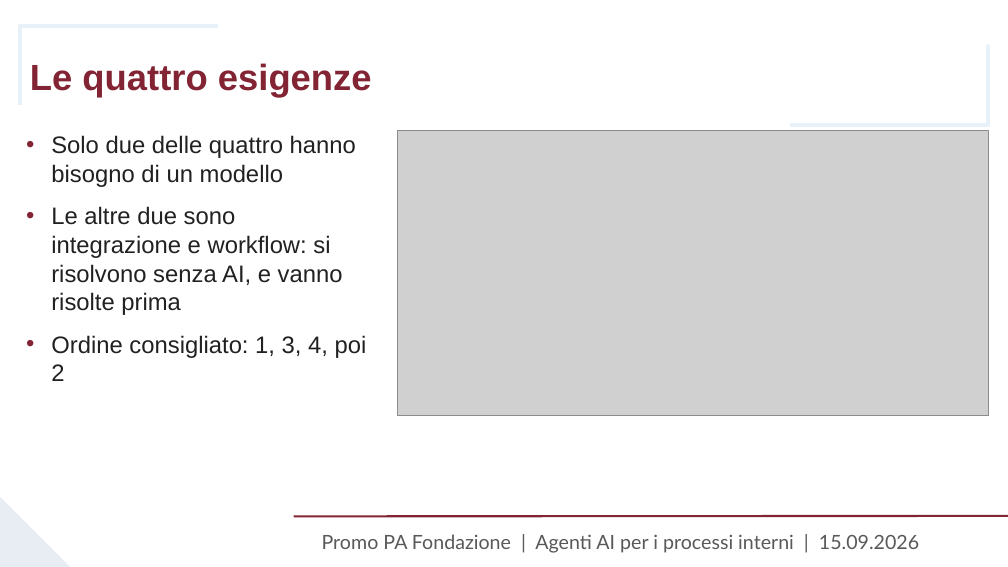
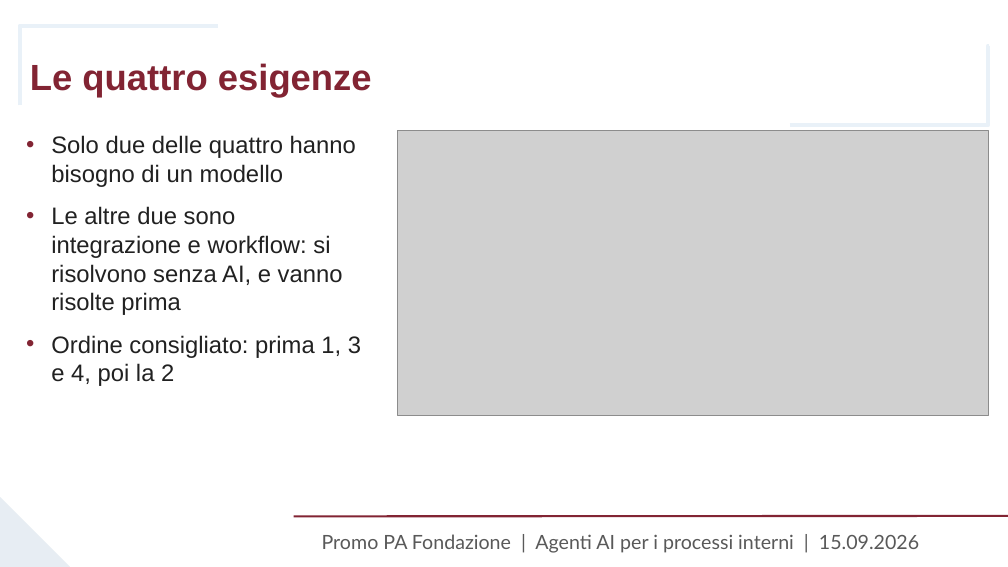
Before and after one commit to fabsilvestri/promopa-agenti-ai, a slide deck: slide 14 of slides/Lezione_15_settembre_Agenti_AI_PromoPA.pptx. Drawn at 1008x567 pixels with LibreOffice and Linux fonts; fonts in the diff are those of the drawing; grey boxes stand for pictures; background and template pictures are left out. Boxes give left, top, right and bottom in pixels: in the first picture for what was removed or moved away, otherwise in the second. Text is boxed around its words. In the diff, an @@ line names an element or a change of style, - is before the commit and + after.

```diff
--- a/slides/Lezione_15_settembre_Agenti_AI_PromoPA.pptx
+++ b/slides/Lezione_15_settembre_Agenti_AI_PromoPA.pptx
@@ text at [51,335,361,386]: text changed @@
-• Ordine consigliato: 1, 3, 4, poi 2
+• Ordine consigliato: prima 1, 3 e 4, poi la 2
```
Also in this commit, not shown: 5 other slides changed, 2 other files.
